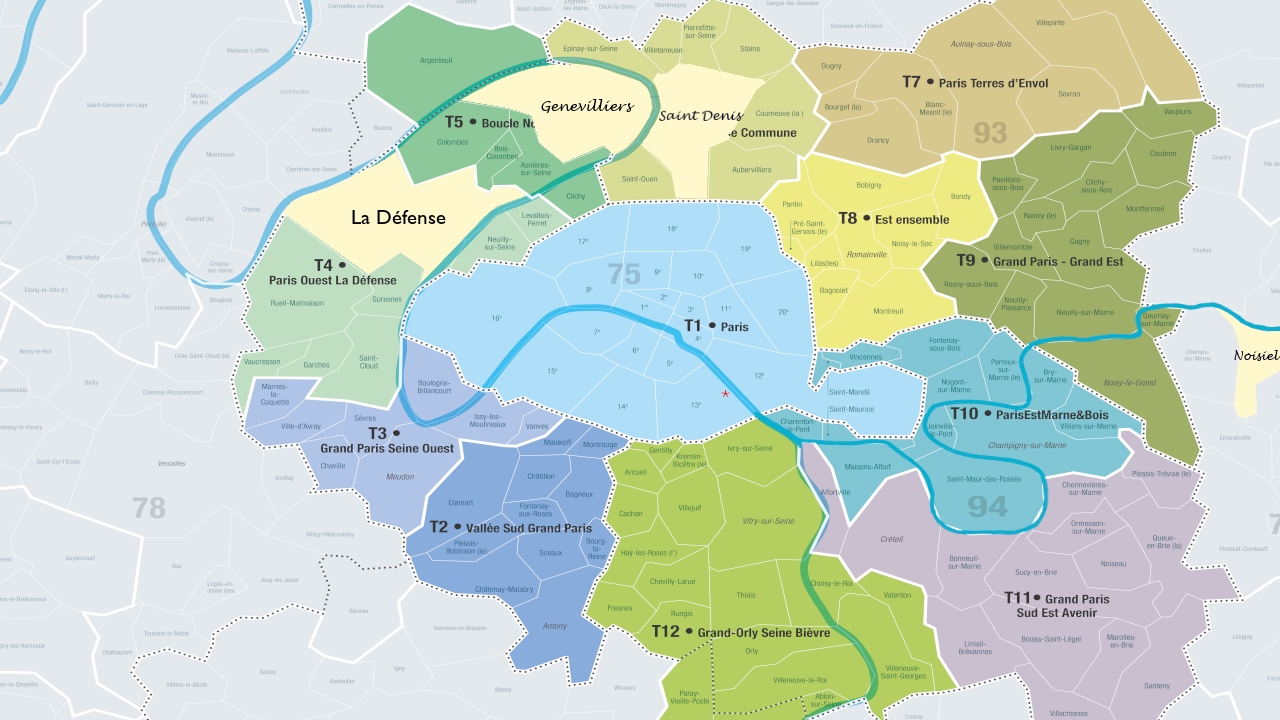
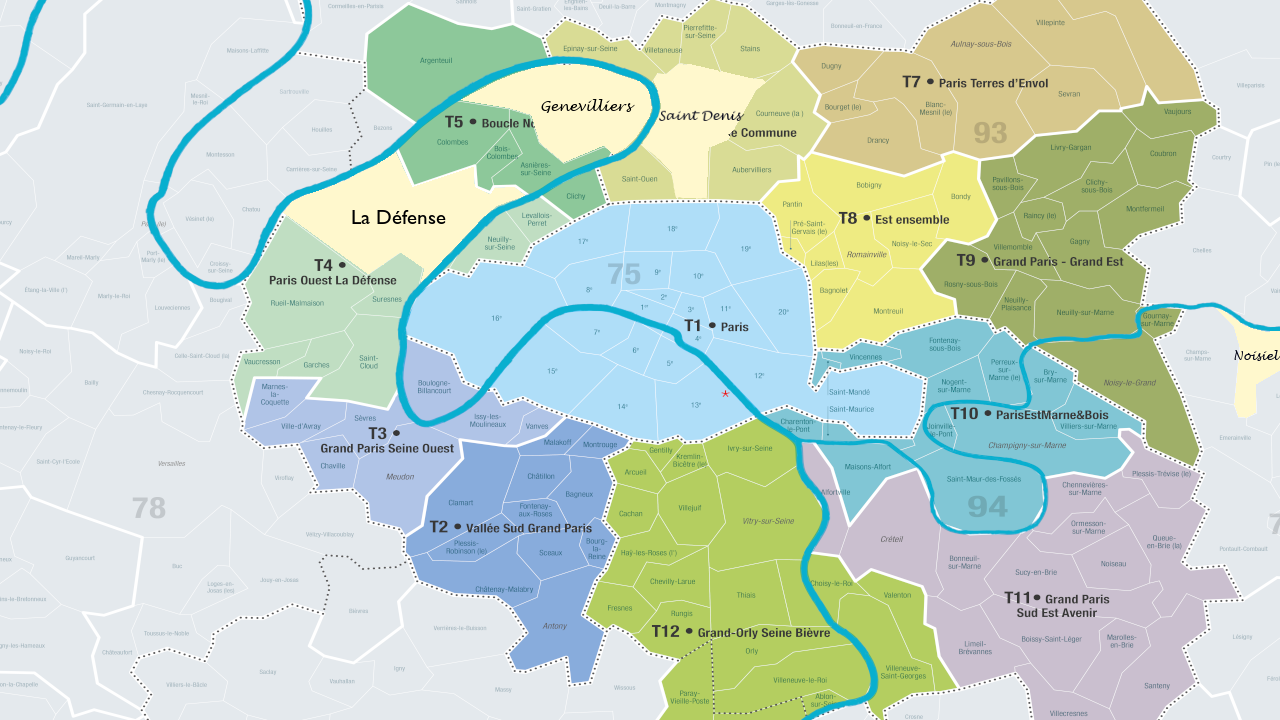
Revision of a layered 1280px x 720px image; what changed, layer by layer:
painted on "Copie de Calque copié" over (0, 0, 879, 720)
